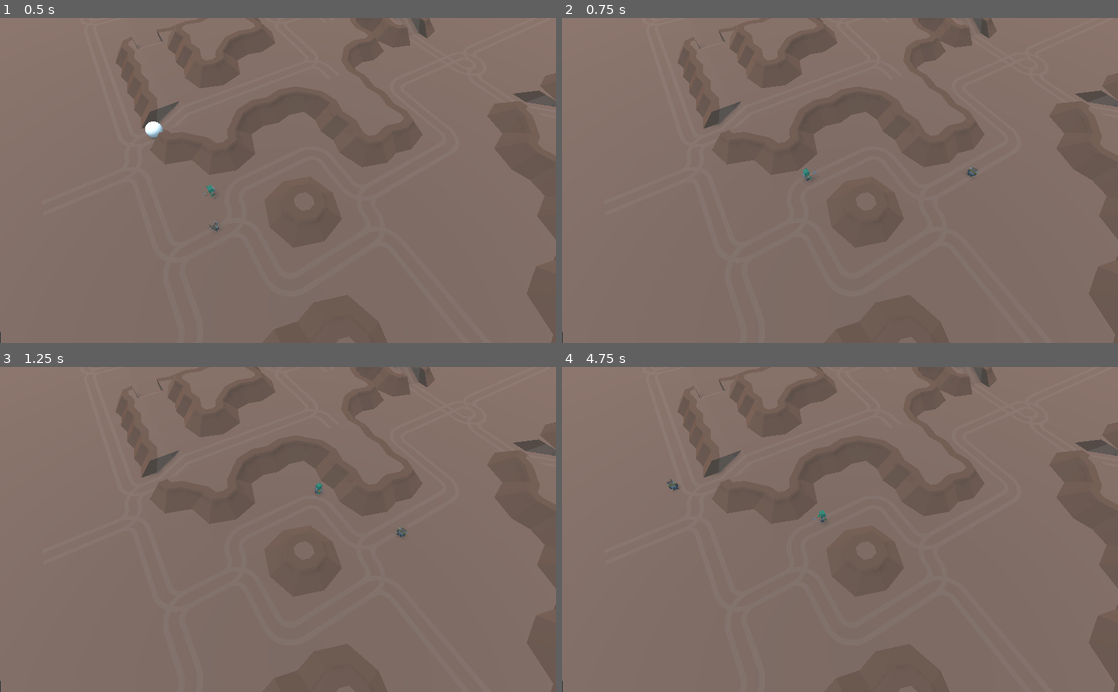
Above: before the commit, frames 1-4 (two rows, left to right).
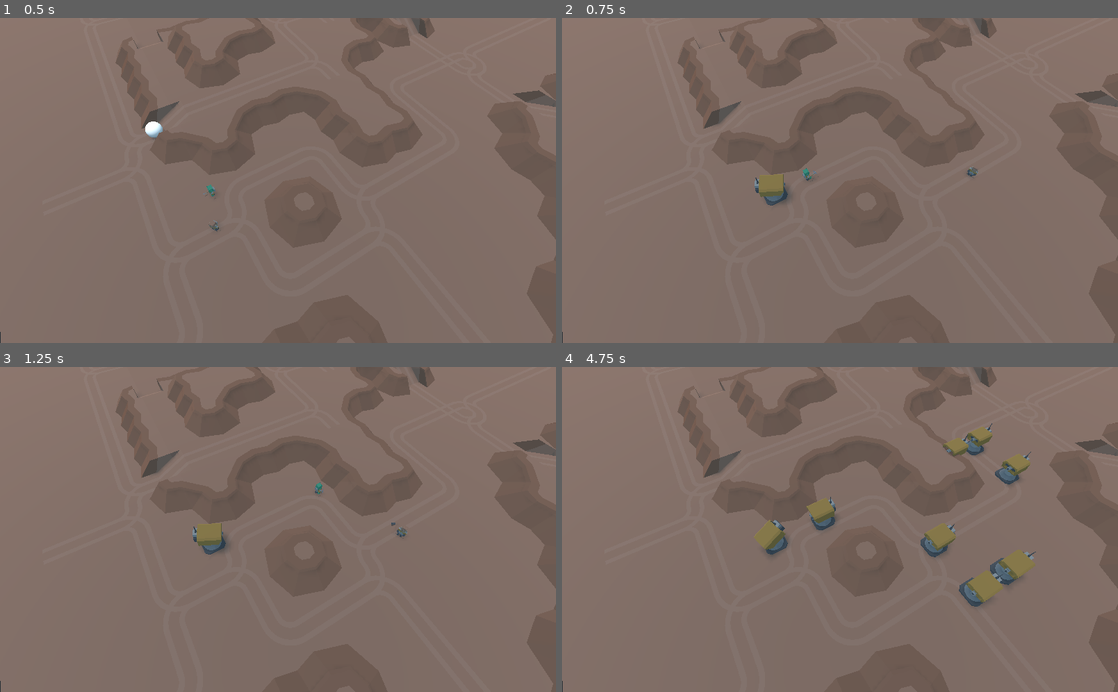
Above: after the commit, the same moments.

Repository: GameDrivenDesign/crusaders-guide-to-die-ning
Game: Godot game, scene res://game/game.tscn
Two runs of this game, one before a commit and one after it. Both use one fixed random seed, a clock stepped at 60 frames per second and the inputs below.
Inputs (mouse positions are in pixels of both pictures, inside the frame that each line leads up to):
- Up to frame 1 (0.5 s): no input
- Up to frame 2 (0.75 s): tap Enter (ui_accept) at 0.5 s; move the mouse to (962, 164) at 0.52 s; hold Right (ui_right) from 0.53 s (still down); hold Enter (ui_accept) from 0.53 s (still down); click (962, 164) at 0.67 s
- Up to frame 3 (1.25 s): keep holding Right (ui_right); keep holding Enter (ui_accept)
- Up to frame 4 (4.75 s): move the mouse to (728, 545) at 1.27 s; release Right (ui_right) at 1.28 s; release Enter (ui_accept) at 1.28 s; hold Down (ui_down) 1.28-2.03 s; click (728, 545) at 1.35 s; tap Enter (ui_accept) at 1.52, 1.55, 1.82, 3.02, 3.05, 3.32, 4.52, 4.55 s; move the mouse to (895, 458) at 2.02 s; hold Right (ui_right) 2.03-2.78 s; hold Enter (ui_accept) 2.03-2.78 s; move the mouse to (812, 594) at 2.77 s; hold Up (ui_up) 2.78-3.53 s; click (812, 594) at 2.85 s; move the mouse to (1006, 578) at 3.52 s; hold Enter (ui_accept) 3.53-4.28 s; hold Left (ui_left) from 3.53 s (still down); move the mouse to (673, 480) at 4.27 s; click (673, 480) at 4.35 s

Frame 1 is identical in both runs. In frame 2, 0.5% of the frame differs, in the area x 34-42%, y 48-58%; in frame 3, 0.5%; in frame 4, 3.1%, in the area x 18-86%, y 17-74%.
Error in both runs: Assertion failed. (res://addons/multiplayer/NetworkGame.gd:84)

Commit message:
Alien spawn turret

Diff:
--- a/alien/alien.gd
+++ b/alien/alien.gd
@@ -1,5 +1,6 @@
 extends KinematicBody
 export var speed = 5
+var direction = Vector3(0,0,0)
 
 # Called when the node enters the scene tree for the first time.
 func _ready():
@@ -7,25 +8,33 @@
 
 func _process(delta):
 	var moving = false
-	var direction = Vector3(0, 0, 0)
+	var new_direction = Vector3(0,0,0)
 	if Input.is_action_pressed("ui_up"):
 		moving = true
-		direction += Vector3(speed,0,0)
+		new_direction += Vector3(1,0,0)
 	if Input.is_action_pressed("ui_down"):
 		moving = true
-		direction += Vector3(-speed,0,0)
+		new_direction += Vector3(-1,0,0)
 	if Input.is_action_pressed("ui_left"):
 		moving = true
-		direction += Vector3(0,0,-speed)
+		new_direction += Vector3(0,0,-1)
 	if Input.is_action_pressed("ui_right"):
 		moving = true
-		direction += Vector3(0,0,speed)
+		new_direction += Vector3(0,0,1)
 	if moving == true:
-		move_and_slide(direction)
+		direction = new_direction.normalized()
+		move_and_slide(direction * speed)
 		look_at(direction + global_transform.origin, Vector3.UP)
 		$AnimationPlayer.play("Walking")
 	else:
 		$AnimationPlayer.play("Idle")
 
+	if Input.is_action_just_pressed("ui_accept"):
+		spawn_tower()
 
-#void play(name: String = "", custom_blend: float = -1, custom_speed: float = 1.0, from_end: bool = false)
+
+func spawn_tower():
+	var offset = 1
+	var tower_node = preload("res://scenes/Tower.tscn").instance()
+	get_parent().add_child(tower_node)
+	tower_node.global_transform.origin = global_transform.origin + direction * offset
--- a/alien/alien.tscn
+++ b/alien/alien.tscn
@@ -294,6 +294,18 @@
 "update": 0,
 "values": [ Vector3( -0.0020051, 0.223184, -0.00497615 ) ]
 }
+tracks/9/type = "value"
+tracks/9/path = NodePath("Spatial/armLeft:translation")
+tracks/9/interp = 1
+tracks/9/loop_wrap = true
+tracks/9/imported = false
+tracks/9/enabled = true
+tracks/9/keys = {
+"times": PoolRealArray( 0 ),
+"transitions": PoolRealArray( 1 ),
+"update": 0,
+"values": [ Vector3( -0.132005, 0.473184, -0.00497615 ) ]
+}
 
 [sub_resource type="Animation" id=8]
 resource_name = "Walking"
@@ -618,8 +630,8 @@
 }
 
 [sub_resource type="CapsuleShape" id=10]
-radius = 0.0896881
-height = 0.19358
+radius = 0.218646
+height = 0.370287
 
 [node name="alien" type="KinematicBody"]
 script = ExtResource( 2 )
